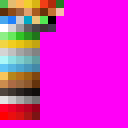
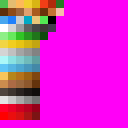
Layer changes from the first 128x128 image to the second:
added layer "UltimateTexture02" (1st of 2) above "UltimateTexture02" over bbox(40, 32, 48, 40)
